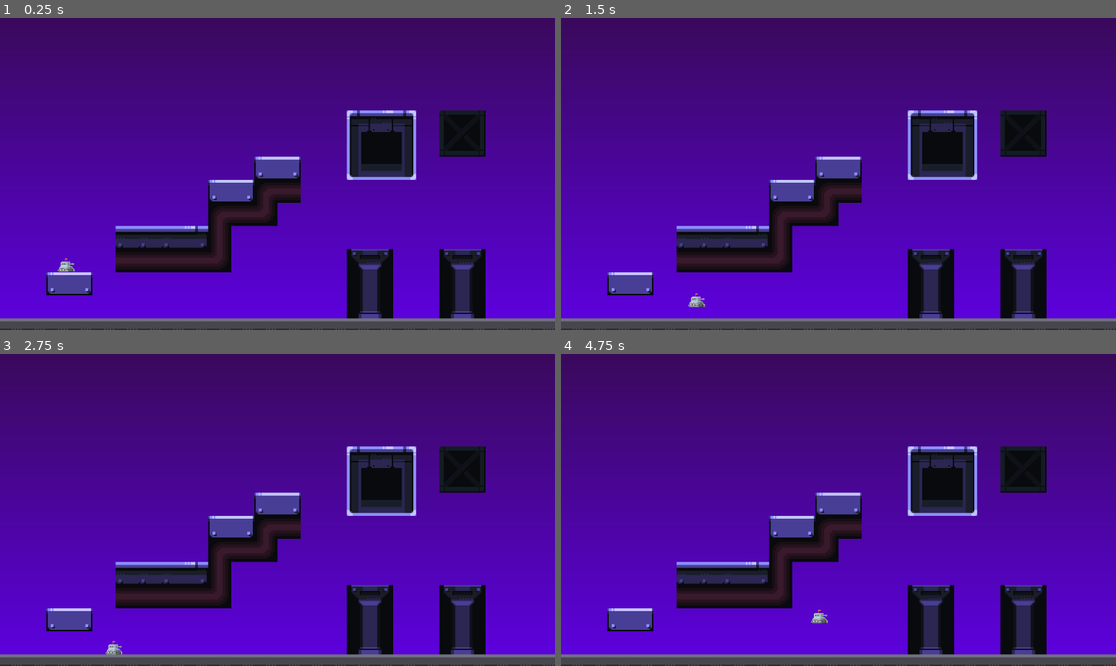
Above: before the commit, frames 1-4 (two rows, left to right).
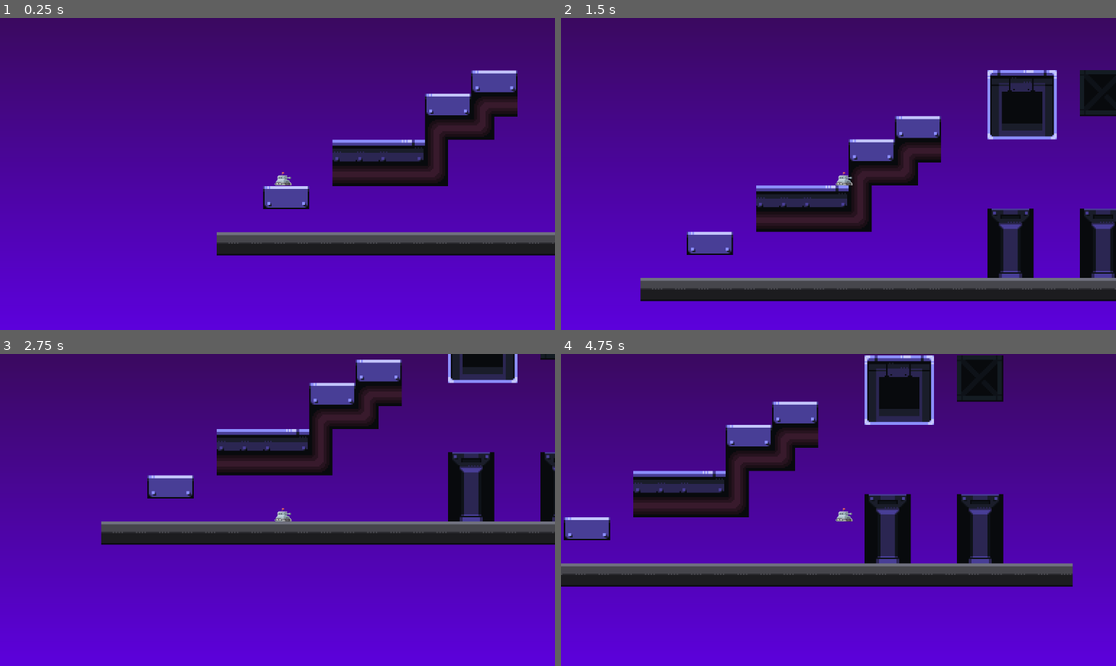
Above: after the commit, the same moments.

Repository: AndyForest/tank-jumper
Game: Godot game, scene res://main.tscn
Same seed, same stepped clock (60 frames per second), same inputs: the game is played once before the commit and once after it.
Inputs:
- Up to frame 1 (0.25 s): no input
- Up to frame 2 (1.5 s): tap Enter (ui_accept) at 0.5, 0.77 s; hold Right (ui_right) from 0.53 s (still down)
- Up to frame 3 (2.75 s): tap Enter (ui_accept) at 1.52 s; release Right (ui_right) at 2.03 s; hold Left (ui_left) from 2.03 s (still down)
- Up to frame 4 (4.75 s): release Left (ui_left) at 2.78 s; hold Right (ui_right) 2.78-4.28 s; tap Enter (ui_accept) at 3.02, 3.77, 4.52 s; hold Left (ui_left) from 4.28 s (still down)

The runs differ from the first frame. In frame 1, 25% of the frame differs, in the area x 0-100%, y 16-100%; in frame 2, 30%; in frame 3, 32%; in frame 4, 37%, in the area x 0-100%, y 0-100%.

Commit message:
camera scrolls

Diff:
--- a/main.tscn
+++ b/main.tscn
@@ -89,14 +89,6 @@
 
 [node name="Node" type="Node"]
 
-[node name="TextureRect" type="TextureRect" parent="."]
-anchors_preset = 15
-anchor_right = 1.0
-anchor_bottom = 1.0
-grow_horizontal = 2
-grow_vertical = 2
-texture = ExtResource("1_f4w4r")
-
 [node name="TileMapLayer" type="TileMapLayer" parent="."]
 texture_filter = 1
 scale = Vector2(3, 3)
@@ -105,3 +97,23 @@
 
 [node name="CharacterBody2D" parent="." instance=ExtResource("3_xy4tj")]
 position = Vector2(126, 474)
+JUMP_VELOCITY = -500.0
+
+[node name="RemoteTransform2D" type="RemoteTransform2D" parent="CharacterBody2D"]
+remote_path = NodePath("../../Camera2D")
+
+[node name="Camera2D" type="Camera2D" parent="."]
+position = Vector2(126, 474)
+
+[node name="TextureRect" type="TextureRect" parent="Camera2D"]
+z_index = -2
+anchors_preset = 15
+anchor_right = 1.0
+anchor_bottom = 1.0
+offset_left = -599.0
+offset_top = -346.0
+offset_right = 613.0
+offset_bottom = 351.0
+grow_horizontal = 2
+grow_vertical = 2
+texture = ExtResource("1_f4w4r")
--- a/scenes/main_character.gd
+++ b/scenes/main_character.gd
@@ -1,8 +1,8 @@
 extends CharacterBody2D
 
 
-const SPEED = 300.0
-const JUMP_VELOCITY = -400.0
+@export var SPEED : float = 300.0
+@export var  JUMP_VELOCITY : float = -400.0
 
 
 func _physics_process(delta: float) -> void:
